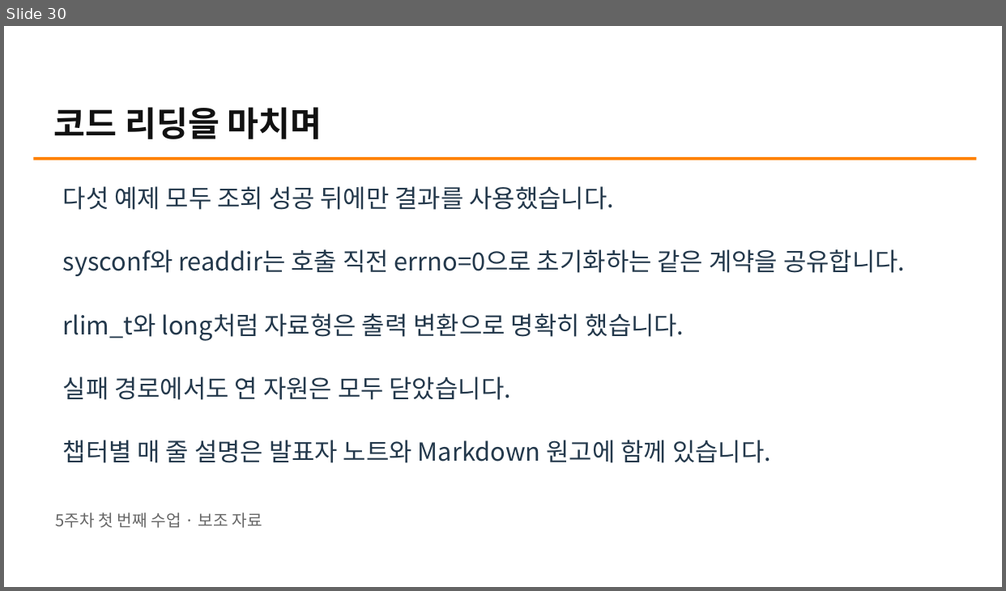
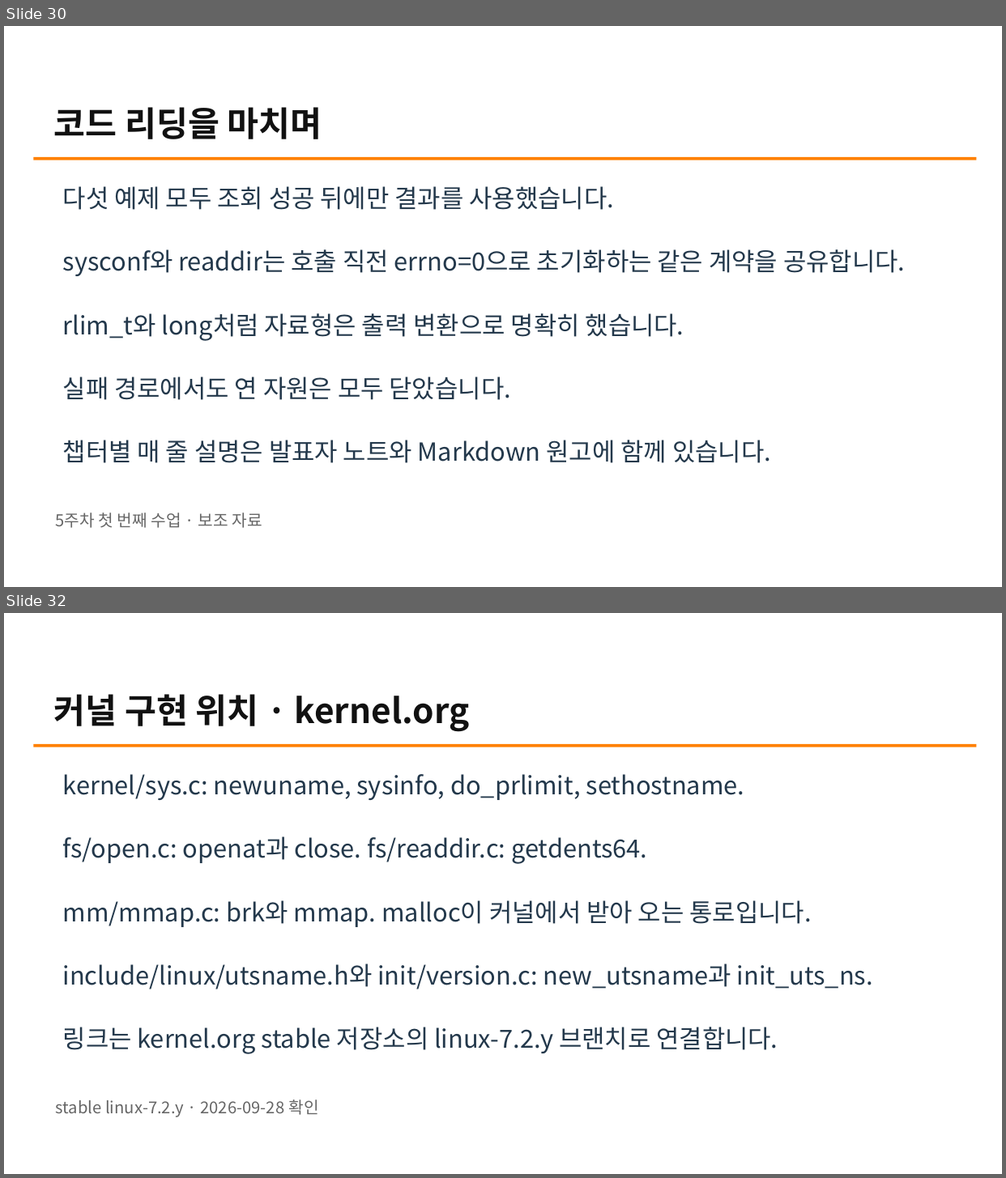
Before and after one commit to HimmelsscheibeVonNebra/2026_SystemProgramming, a slide deck: Presentations/class05-01-code.pptx. Shown one above the other, each under a label of ours: slide 30 before the commit, slides 30 and 32 after it; the slides between them are not shown. The pictures are 1006x591 and 1006x1178 pixels, drawn with LibreOffice and Linux fonts; fonts in the diff are those of the drawing. Boxes give left, top, right and bottom in pixels: in the first picture for what was removed or moved away, otherwise in the second. Text is boxed around its words. In the diff, an @@ line names an element or a change of style, - is before the commit and + after.

Commit message:
Add function location reference slides to code reading deck
- Deck grows to 32 slides: appendix maps each lab function to its
  declaration header, glibc implementation, and kernel implementation
- Kernel paths link through kernel.org stable (linux-7.2.y), verified
  2026-09-28: sysinfo now lives in kernel/sys.c, uname is newuname

```diff
--- a/Presentations/class05-01-code.pptx
+++ b/Presentations/class05-01-code.pptx
@@ slide 32 added at [4, 613, 1002, 1174], background #FFFFFF @@
@@ text added at [54, 694, 469, 731], 33 pt, text #111111, bold @@
+커널 구현 위치 · kernel.org
@@ line added from (33, 746) to (977, 746), #FF8000 3 pt @@
@@ text added at [63, 774, 745, 800], 24 pt, text #23384B @@
+kernel/sys.c: newuname, sysinfo, do_prlimit, sethostname.
@@ text added at [63, 837, 647, 864], 24 pt, text #23384B @@
+fs/open.c: openat과 close. fs/readdir.c: getdents64.
@@ text added at [63, 901, 812, 927], 24 pt, text #23384B @@
+mm/mmap.c: brk와 mmap. malloc이 커널에서 받아 오는 통로입니다.
@@ text added at [63, 964, 873, 990], 24 pt, text #23384B @@
+include/linux/utsname.h와 init/version.c: new_utsname과 init_uts_ns.
@@ text added at [63, 1027, 778, 1054], 24 pt, text #23384B @@
+링크는 kernel.org stable 저장소의 linux-7.2.y 브랜치로 연결합니다.
@@ text added at [56, 1100, 319, 1118], 15.8 pt, text #666666 @@
+stable linux-7.2.y · 2026-09-28 확인
```
Also in this commit, not shown: 1 other slide added, 2 other files.
